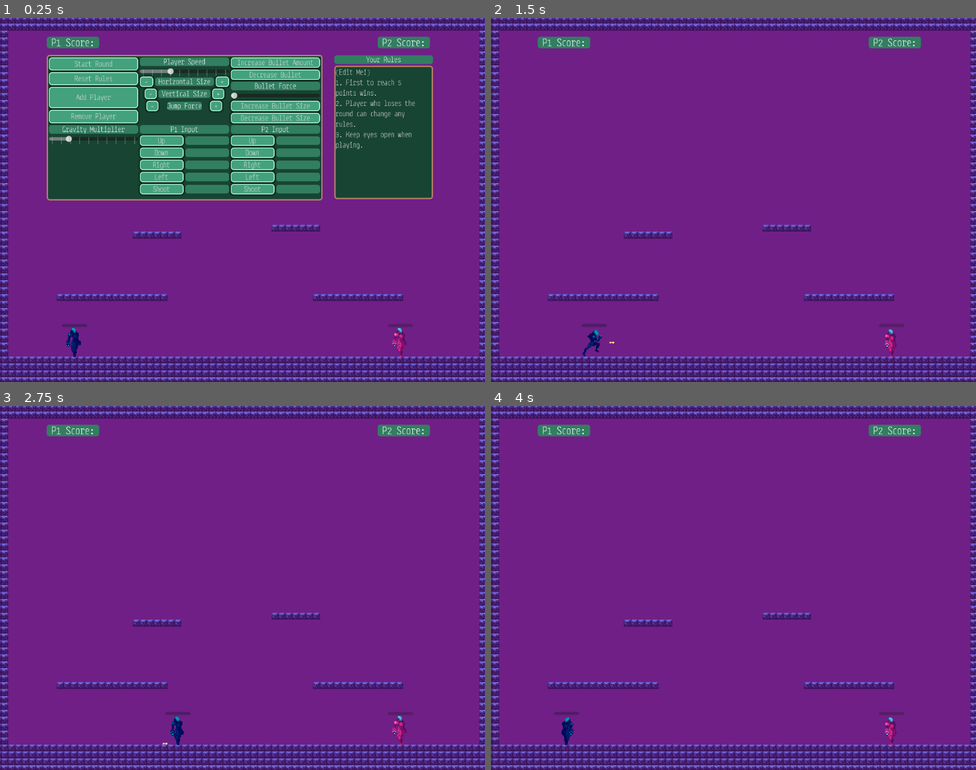
Above: before the commit, frames 1-4 (two rows, left to right).
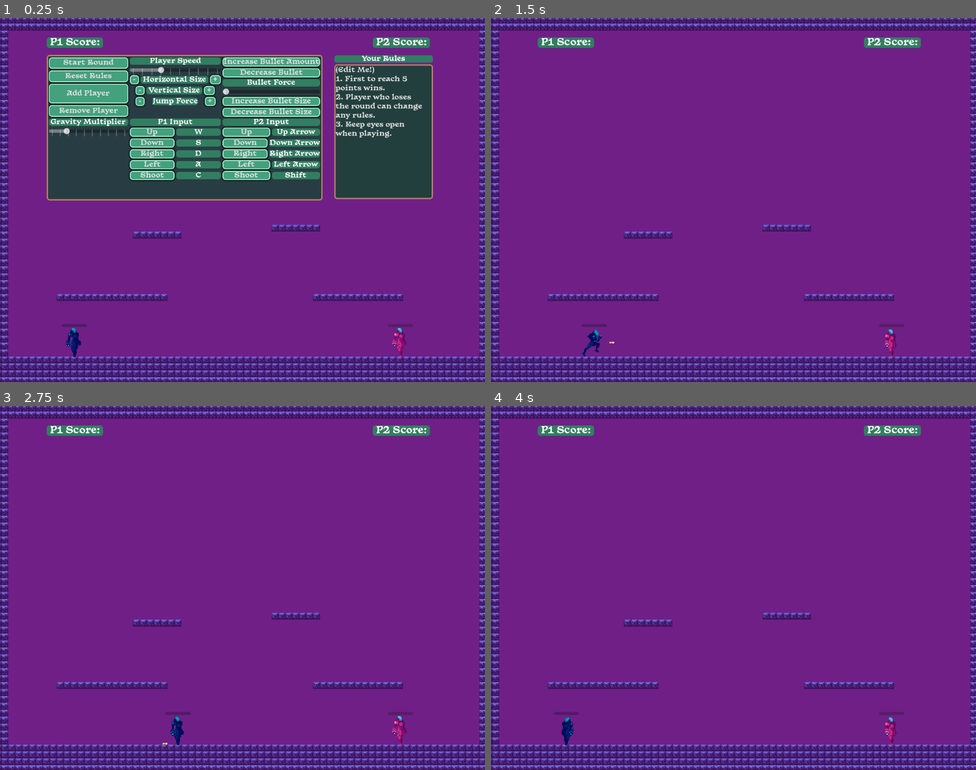
Above: after the commit, the same moments.

Repository: dorukbalci/Player-Discretion-is-Advised
Game: Godot game, scene res://Levels/01- Pre-drinks/MainScene.tscn
Same seed, same stepped clock (60 frames per second), same inputs: the game is played once before the commit and once after it. The project has no main scene, so this scene is started directly.
Inputs (mouse positions are in pixels of both pictures, inside the frame that each line leads up to):
- Up to frame 1 (0.25 s): no input
- Up to frame 2 (1.5 s): click "Start Round" at 0.5 s; tap Enter at 1.25 s; move the mouse to (840, 181) at 1.27 s; hold D (move_right_0) from 1.28 s (still down); tap C (shoot_0) at 1.35 s; click (840, 181) at 1.42 s
- Up to frame 3 (2.75 s): tap W (jump_0) at 1.52 s; release D (move_right_0) at 2 s; drag from (145, 606) to (179, 729) at 2.02 s
- Up to frame 4 (4 s): tap Space at 2.75 s; move the mouse to (782, 507) at 2.77 s; hold A (move_left_0) 2.78-3.5 s; tap Backspace at 2.85 s; drag from (709, 660) to (893, 729) at 3.52 s

The runs differ from the first frame. In frame 1, 14% of the frame differs, in the area x 9-90%, y 5-49%; in frame 2, 0.4%; in frame 3, 0.4%; in frame 4, 0.4%.

Commit message:
Small Changes to the theme of UI

Diff:
--- a/Levels/01- Pre-drinks/MainScene.tscn
+++ b/Levels/01- Pre-drinks/MainScene.tscn
@@ -415,7 +415,7 @@
 [node name="p1text5" type="Label" parent="Canvas Layer/DeckParent/Rule Panel/GridContainer/P2 Input/Right"]
 layout_mode = 2
 size_flags_horizontal = 3
-text = "D"
+text = "Right Arrow"
 horizontal_alignment = 1
 vertical_alignment = 1
 
@@ -432,7 +432,7 @@
 [node name="p1text4" type="Label" parent="Canvas Layer/DeckParent/Rule Panel/GridContainer/P2 Input/Left"]
 layout_mode = 2
 size_flags_horizontal = 3
-text = "A"
+text = "Left Arrow"
 horizontal_alignment = 1
 vertical_alignment = 1
 
@@ -449,7 +449,7 @@
 [node name="Label" type="Label" parent="Canvas Layer/DeckParent/Rule Panel/GridContainer/P2 Input/Shoot"]
 layout_mode = 2
 size_flags_horizontal = 3
-text = "C"
+text = "Shift"
 horizontal_alignment = 1
 vertical_alignment = 1
 
--- a/Levels/01- Pre-drinks/RuleManager.gd
+++ b/Levels/01- Pre-drinks/RuleManager.gd
@@ -18,7 +18,7 @@
 	var root = self
 	var control_count = count_control_nodes(root)
 	print("Number of Control nodes in the scene: ", control_count)
-	update_input_labels()
+	#update_input_labels()
 
 #Count Amount of Control Nodes
 func count_control_nodes(node: Node) -> int:
@@ -169,10 +169,12 @@
 	for player in players:
 		player.scale += Vector2(0.0,0.1)
 
+#Listen for Input
 func _input(event: InputEvent):
 	if waiting_for_key and event is InputEventKey and event.pressed:
 		bind_key_to_action(event.keycode)
 
+#Bind the next pressed key to an input map action
 func bind_key_to_action(keycode: int):
 	waiting_for_key = false
 	# Create a new InputEventKey
@@ -203,6 +205,7 @@
 	$'Canvas Layer/DeckParent/Rule Panel/GridContainer/P2 Input/Right/p1text5'.text = OS.get_keycode_string(InputMap.action_get_events("move_right_1")[0].keycode)
 	$'Canvas Layer/DeckParent/Rule Panel/GridContainer/P2 Input/Left/p1text4'.text = OS.get_keycode_string(InputMap.action_get_events("move_left_1")[0].keycode)
 	$'Canvas Layer/DeckParent/Rule Panel/GridContainer/P2 Input/Shoot/Label'.text = OS.get_keycode_string(InputMap.action_get_events("shoot_1")[0].keycode)
+
 #CHANGE INPUT FOR PLAYER
 func _on_p_1_up_pressed() -> void:
 	target_input_action = 'jump_0'
--- a/Utility/MainTheme.tres
+++ b/Utility/MainTheme.tres
@@ -1,6 +1,6 @@
 [gd_resource type="Theme" load_steps=6 format=3 uid="uid://cvu8oy11tpw51"]
 
-[ext_resource type="FontFile" uid="uid://d2ydt5ckmu36h" path="res://Utility/Fonts/Steps-Mono-Thin.otf" id="1_of5r5"]
+[ext_resource type="FontFile" uid="uid://dda0p3erh1nxu" path="res://Utility/Fonts/Basteleur-Bold.otf" id="1_ekg74"]
 
 [sub_resource type="StyleBoxFlat" id="StyleBoxFlat_bp5xa"]
 bg_color = Color(0.262745, 0.631373, 0.490196, 1)
@@ -25,7 +25,7 @@
 corner_radius_bottom_left = 6
 
 [sub_resource type="StyleBoxFlat" id="StyleBoxFlat_7q4i7"]
-bg_color = Color(0.0897017, 0.266207, 0.1992, 1)
+bg_color = Color(0.0901961, 0.266667, 0.2, 0.807843)
 border_width_left = 3
 border_width_top = 3
 border_width_right = 3
@@ -37,7 +37,7 @@
 corner_radius_bottom_left = 6
 
 [sub_resource type="StyleBoxFlat" id="StyleBoxFlat_jp066"]
-bg_color = Color(0.0897017, 0.266207, 0.1992, 1)
+bg_color = Color(0.0901961, 0.266667, 0.2, 0.87451)
 border_width_left = 3
 border_width_top = 3
 border_width_right = 3
@@ -49,10 +49,10 @@
 corner_radius_bottom_left = 6
 
 [resource]
-Button/fonts/font = ExtResource("1_of5r5")
+Button/fonts/font = ExtResource("1_ekg74")
 Button/styles/normal = SubResource("StyleBoxFlat_bp5xa")
-Label/fonts/font = ExtResource("1_of5r5")
+Label/fonts/font = ExtResource("1_ekg74")
 Label/styles/normal = SubResource("StyleBoxFlat_qnhj3")
 PanelContainer/styles/panel = SubResource("StyleBoxFlat_7q4i7")
-TextEdit/fonts/font = ExtResource("1_of5r5")
+TextEdit/fonts/font = ExtResource("1_ekg74")
 TextEdit/styles/normal = SubResource("StyleBoxFlat_jp066")
Binary file added: Utility/Fonts/Basteleur-Bold.otf
Not shown, added: Utility/Fonts/Basteleur-Bold.otf.import
Binary file added: Utility/Fonts/Basteleur-Moonlight.otf
Not shown, added: Utility/Fonts/Basteleur-Moonlight.otf.import
